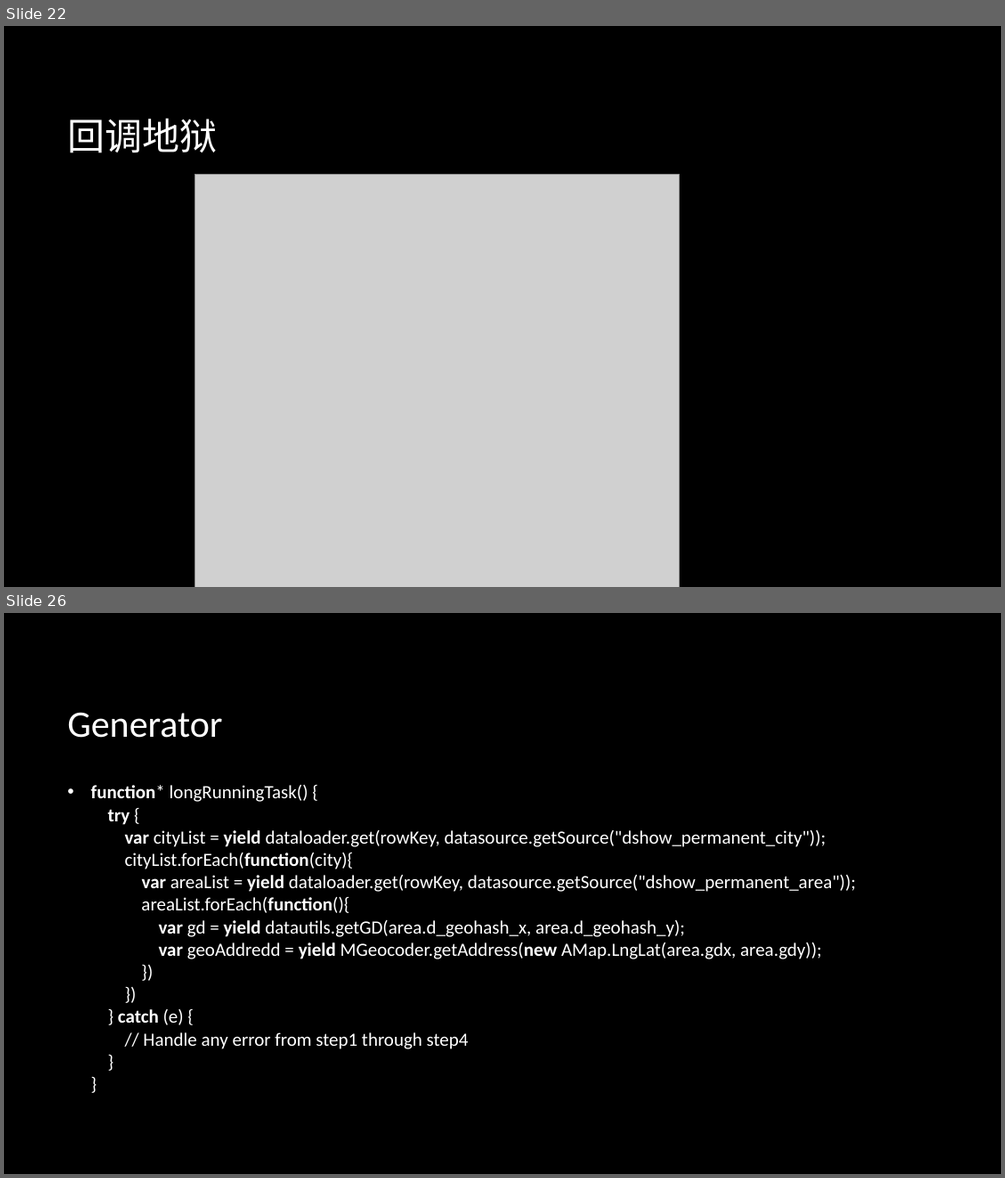
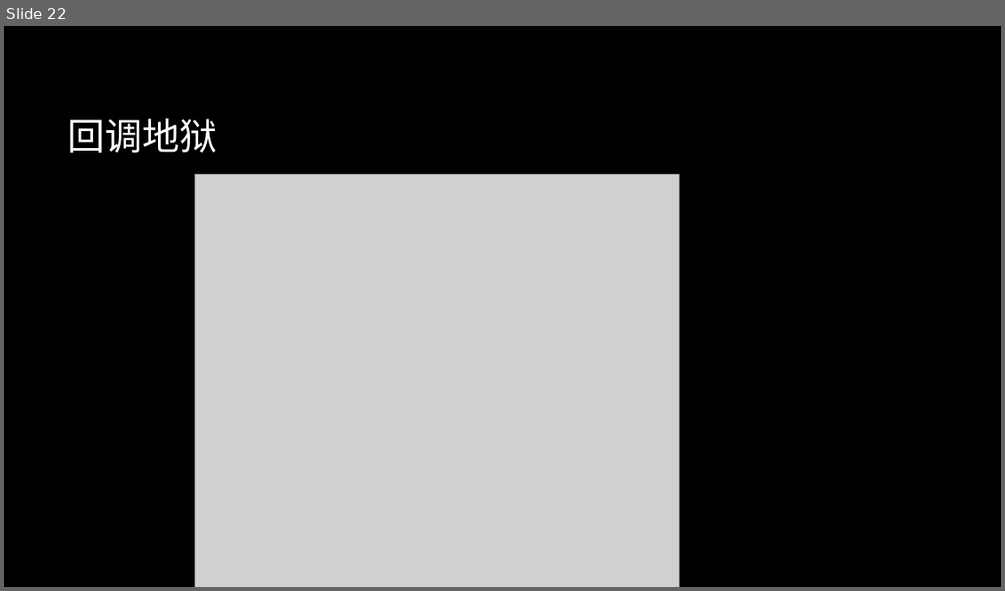
Before and after one commit to zhanglingkang/study, a slide deck: article/front-end/前端技术分享.pptx. Shown one above the other, each under a label of ours: slides 22 and 26 before the commit, slide 22 after it; the slides between them are not shown. The pictures are 1005x1178 and 1005x591 pixels, drawn with LibreOffice and Linux fonts; fonts in the diff are those of the drawing; grey boxes stand for pictures; background and template pictures are left out. Boxes give left, top, right and bottom in pixels: in the first picture for what was removed or moved away, otherwise in the second. Text is boxed around its words. In the diff, an @@ line names an element or a change of style, - is before the commit and + after.

```diff
--- a/article/front-end/前端技术分享.pptx
+++ b/article/front-end/前端技术分享.pptx
@@ slide 26 removed at [4,613,1001,1174], background picture (left out) @@
@@ title removed at [67,712,222,738] @@
-Generator
@@ text removed at [91,785,856,1049] @@
-• function* longRunningTask() {
-  try {
-  var cityList = yield dataloader.get(rowKey, datasource.getSource("dshow_permanent_city"));
-  cityList.forEach(function(city){
-  var areaList = yield dataloader.get(rowKey, datasource.getSource("dshow_permanent_area"));
-  areaList.forEach(function(){
-  var gd = yield datautils.getGD(area.d_geohash_x, area.d_geohash_y);
-  var geoAddredd = yield MGeocoder.getAddress(new AMap.LngLat(area.gdx, area.gdy));
-  })
-  })
-  } catch (e) {
-  // Handle any error from step1 through step4
-  }
-  }
```
Also in this commit, not shown: 5 slides changed, 2 slides added.
